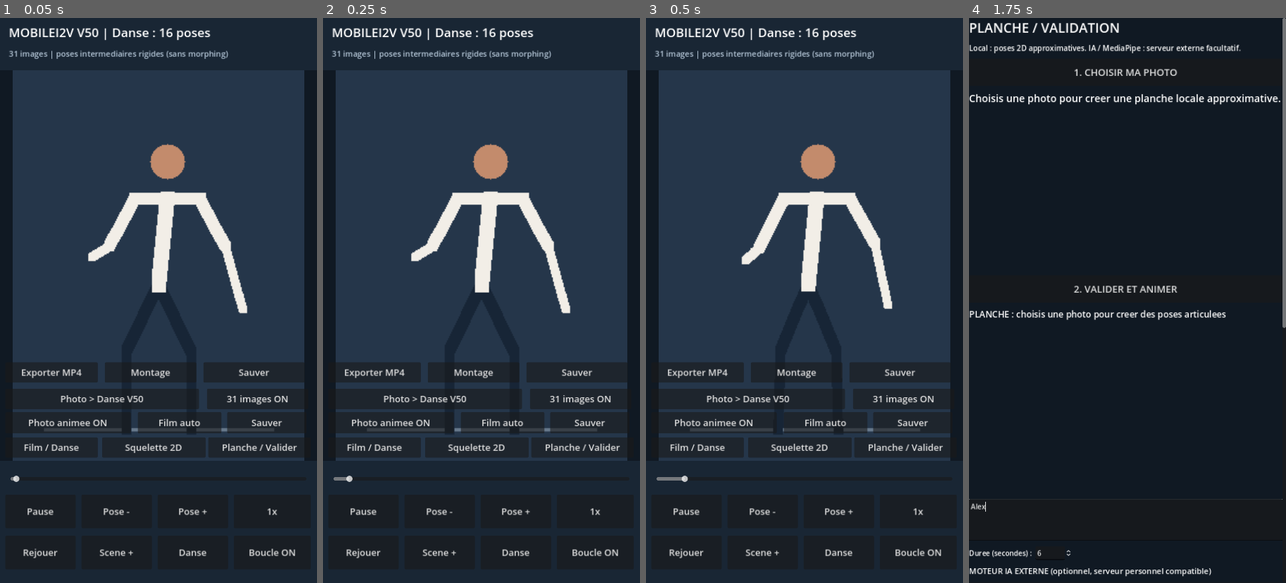
Above: before the commit, frames 1-4 (left to right).
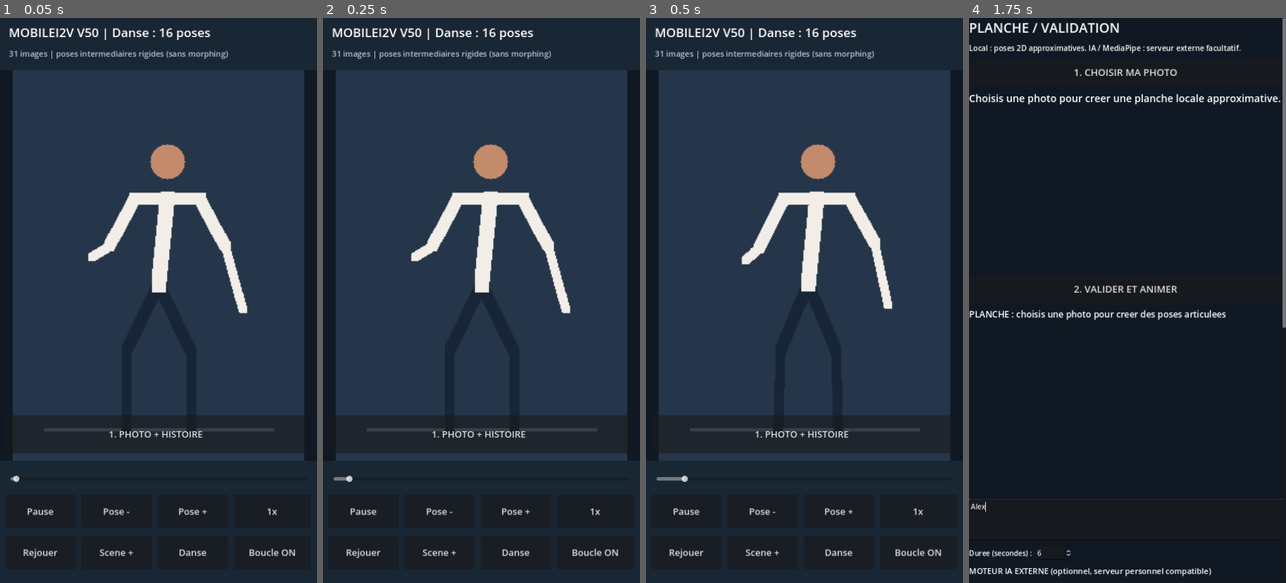
Above: after the commit, the same moments.

Repository: ericjamesempere-stack/MobileI2V-Xiaomi-
Game: Godot game, scene res://scenes/main.tscn
Two runs of this game, one before a commit and one after it. Both use one fixed random seed, a clock stepped at 60 frames per second and the inputs below.
Inputs (mouse positions are in pixels of both pictures, inside the frame that each line leads up to):
- Up to frame 1 (0.05 s): no input
- Up to frame 2 (0.25 s): no input
- Up to frame 3 (0.5 s): no input
- Up to frame 4 (1.75 s): click "Planche / Valider" (after the commit: "1. PHOTO + HISTOIRE") at 0.5 s; click (1124, 520) at 1.27 s; type "Alex" at 1.35 s

The runs differ from the first frame. In frame 1, 8.4% of the frame differs, in the area x 4-96%, y 61-78%; in frame 2, 8.4%; in frame 3, 8.4%; in frame 4, nothing differs.

Commit message:
Make primary story creation action prominent and hide overlapping advanced controls

Diff:
--- a/scripts/main.gd
+++ b/scripts/main.gd
@@ -132,6 +132,7 @@
     loop_button = _button("Boucle ON", Vector2(531, 1173), Vector2(175, 76))
     loop_button.pressed.connect(_toggle_loop)
     var film_button: Button = _button("Film / Danse", Vector2(12, 950), Vector2(210, 46))
+    film_button.visible = false
     film_button.pressed.connect(_toggle_film_mode)
     for i in range(SCENE_TIMES.size()):
         custom_durations.append(SCENE_TIMES[i])
@@ -150,10 +151,12 @@
     add_child(rig)
     rig_button = _button("Squelette 2D", Vector2(232, 950), Vector2(235, 46))
     rig_button.pressed.connect(_go_rig)
-    var board_button: Button = _button("Planche / Valider", Vector2(473, 950), Vector2(233, 46))
+    rig_button.visible = false
+    var board_button: Button = _button("1. PHOTO + HISTOIRE", Vector2(12, 900), Vector2(684, 86))
     board_button.pressed.connect(_open_storyboard)
     var guided: Button = _button("Photo > Danse V50", Vector2(12, 840), Vector2(440, 46))
     guided.pressed.connect(_open_guided)
+    guided.visible = false
     _render()
 
 func _open_guided() -> void:
@@ -248,11 +251,15 @@
 func _build_motion_controls() -> void:
     motion_button = _button("Photo animee ON", Vector2(12, 893), Vector2(285, 48))
     motion_button.pressed.connect(_toggle_photo_motion)
+    motion_button.visible = false
     var auto_button: Button = _button("Film auto", Vector2(313, 893), Vector2(190, 48))
     auto_button.pressed.connect(_auto_film)
+    auto_button.visible = false
     var save_auto: Button = _button("Sauver", Vector2(516, 893), Vector2(180, 48))
     save_auto.pressed.connect(_save_project)
+    save_auto.visible = false
     var mp4_button: Button = _button("Exporter MP4", Vector2(12, 780), Vector2(210, 46))
+    mp4_button.visible = false
     mp4_button.pressed.connect(_export_mp4)
     motion_button.text = "Photo animee ON" if photo_motion else "Photo animee OFF"
 
@@ -445,8 +452,10 @@
 func _build_editor() -> void:
     edit_button = _button("Montage", Vector2(238, 780), Vector2(208, 46))
     edit_button.pressed.connect(_toggle_editor)
+    edit_button.visible = false
     var save_button: Button = _button("Sauver", Vector2(462, 780), Vector2(230, 46))
     save_button.pressed.connect(_save_project)
+    save_button.visible = false
     editor_panel = PanelContainer.new()
     editor_panel.position = Vector2(22, 170)
     editor_panel.size = Vector2(676, 700)
@@ -689,6 +698,7 @@
 
 func _build_smooth_control() -> void:
     smooth_button = _button("31 images ON", Vector2(470, 840), Vector2(230, 46))
+    smooth_button.visible = false
     smooth_button.pressed.connect(_toggle_smooth)
 
 func _toggle_smooth() -> void:
